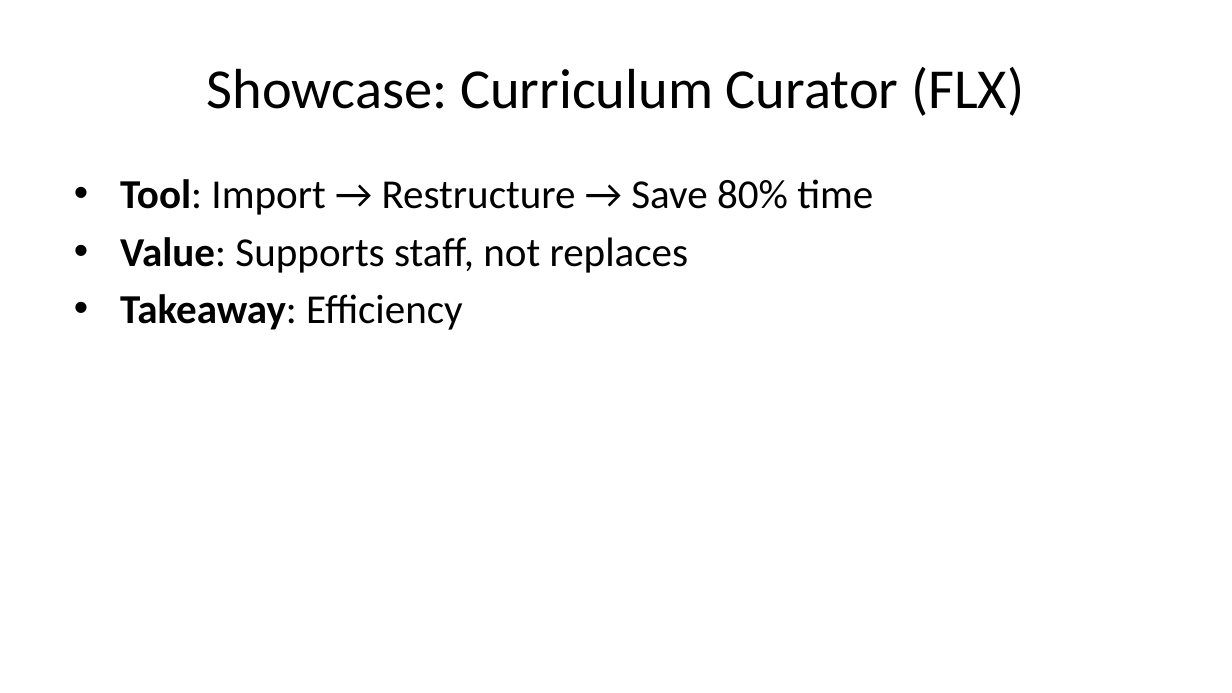
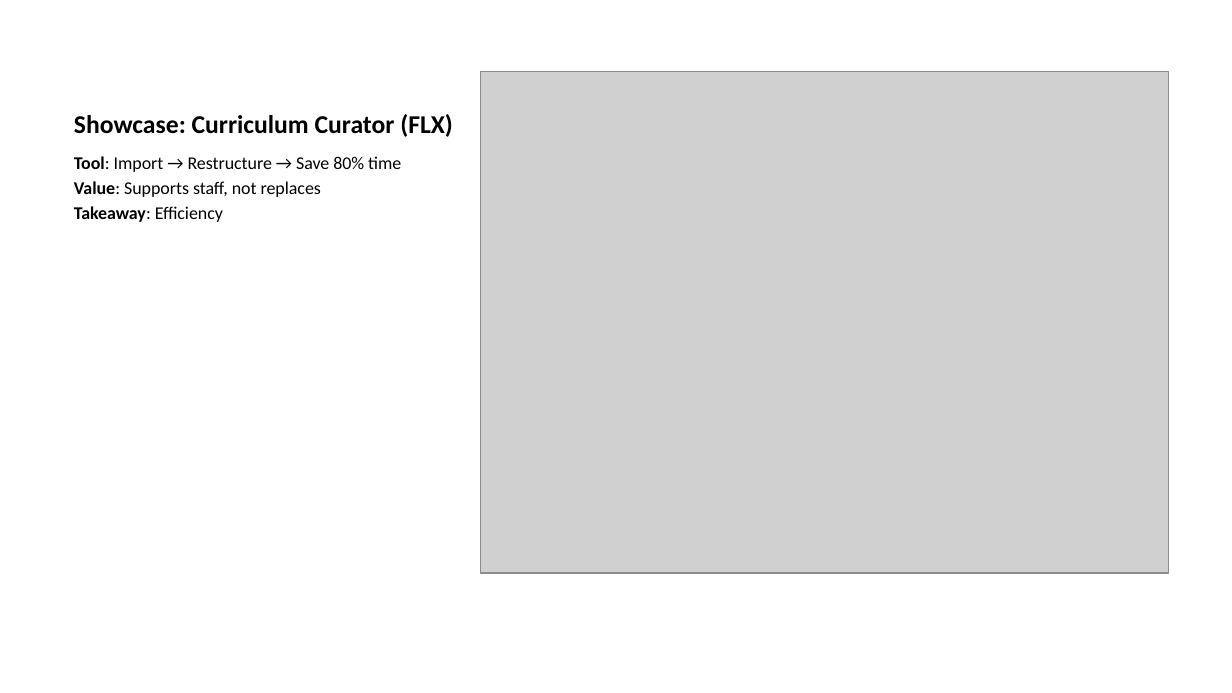
Before and after one commit to michael-borck/AI-in-the-Curriculum, a slide deck: slide 13 of cl-ai-in-the-curriculum.pptx (slide 11 before the commit). Drawn at 1232x693 pixels with LibreOffice and Linux fonts; fonts in the diff are those of the drawing; grey boxes stand for pictures. Boxes give left, top, right and bottom in pixels: in the first picture for what was removed or moved away, otherwise in the second. Text is boxed around its words. In the diff, an @@ line names an element or a change of style, - is before the commit and + after.

```diff
--- a/cl-ai-in-the-curriculum.pptx
+++ b/cl-ai-in-the-curriculum.pptx
@@ title "Showcase: Curriculum Curator (FLX)" at box(74, 114, 453, 137): size 33 to 15 pt, bold on; alignment centre to left; vertical alignment middle to bottom @@
@@ picture added at box(480, 71, 1168, 573) @@
@@ text "Tool: Import → Restructure → ...": place and size @@
-text "Tool: Import → Restructure → ..." at box(120, 179, 873, 330)
+text "Tool: Import → Restructure → ..." at box(74, 156, 401, 222)
@@ text "Tool: Import → Restructure → ..." at box(74, 156, 401, 222): size 24 to 10.5 pt; bullet • to none; less space between paragraphs @@
```
Also in this commit, not shown: 1 other slide changed, 3 slides added, 1 slide removed, 6 other files.
